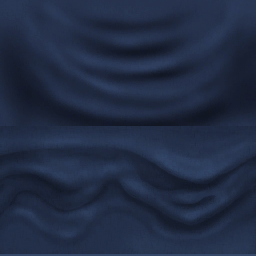
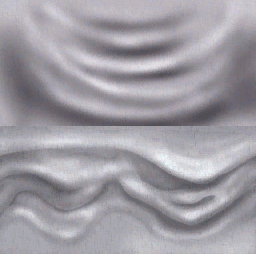
Layers edited between the first and the second 256×256 image:
renamed "09" to "04", hid the group it (3 layers) over [0, 0, 256, 256]
renamed "08" to "03", hid the group it (4 layers) over [0, 0, 256, 256]
renamed "07" to "02", hid the group it (4 layers) over [0, 0, 256, 256]
added layer "01" above "Background" over [0, 0, 256, 254]
